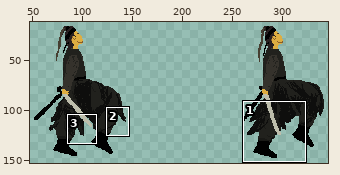
Two states of a sprite sheet, jet/salto.png. The picture above shows the old version from afar; the outline marks the close-up.
Close-up. Earlier state:
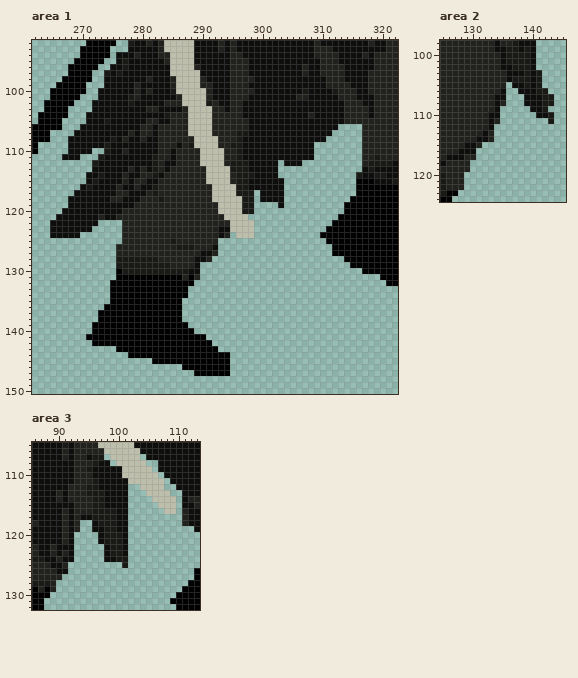
The file is 400x200 pixels. Colours within 5 levels of each other are drawn and written as one. Shown: area 1: x 262..322, y 92..150; area 2: x 125..145, y 98..124; area 3: x 86..113, y 105..132. The wide view leaves out empty margins. The commit also changed other parts of the picture, which this record leaves out.
New version:
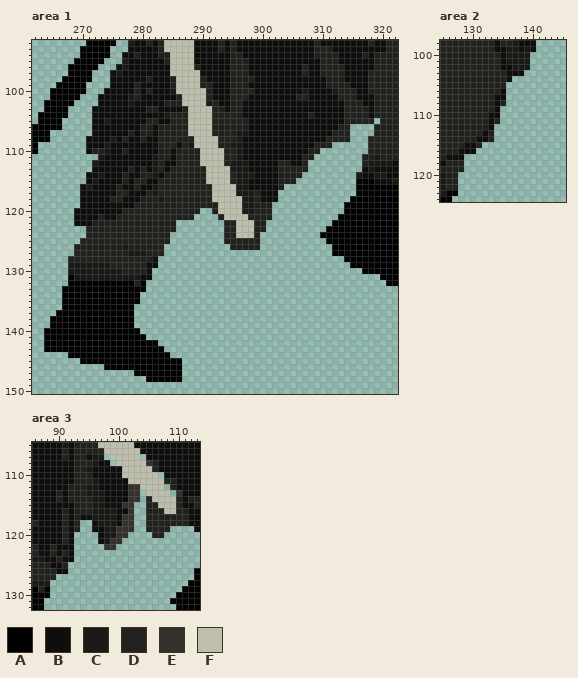
Palette (. is transparent): A #010101  B #0e0e0d  C #191916  D #21211d  E #35322c  F #bebeac
Diff:
Changed rows in their new state; - is an unchanged pixel.
Area 1:
first column x 264:
 94 ------------.-------------------------------------------
 95 ------------.-------------------------------------------
 96 -----------.--------------------------------------------
 97 ----------.---------------------------------------------
 98 ----------.---------------------------------------------
 99 ----------.---------------------------------------------
100 ---------.----------------------------------------------
102 --------.-----------------------------------------------
104 -------.------------------------------------------------
105 -------.-----------------------------------------------.
106 ------..-----------------------------------------DD--..-
107 -----...----------------------------------------DDD--..-
108 ----...----------------------------------------DDDD--.--
109 ----...--------------------------------------DDD-----.--
110 ----...-DD----------------------------------DD-------.--
111 ---...-------------------------------------DD-----------
112 ---------------------------------------DD--D------------
113 ---------------------------------------DDDDD------------
114 ---------------------------------------DDDD-------------
115 ---------------------------------------DDD--------------
116 ---------------------------------------D----------------
117 -----.-----------------------------D---.----------------
118 ----..-----------------------------D---.----------------
119 ----..-----------------------------DDD-.----------------
120 ---..---------------------..-------DDD------------------
121 --...--------------------....-----DDDD------------------
122 -....---DDDDD---------........-D---DD-------------------
123 -......DDDDDD---------........DD---DD-------------------
124 -.....-DDDDDD--------.........-D---D--------------------
125 ------DDDDDDD--------........-DDDDDD--------------------
126 -----DDDDDDD-C------.........--DDDDD--------------------
127 -----DDDDDDD--CCC---.........---------------------------
128 ----DDDDDDDDDDDDDDB.........----------------------------
129 ----CCCCCCCDDDDDDBB.......------------------------------
130 ----CCCCCCCCCDDDDB........------------------------------
131 ----ACCCCCCCCCCCBB........------------------------------
132 ----AAAAAAA----D-........-------------------------------
133 ---AAAAAAAA------.......--------------------------------
134 ---AAAAAAAA-----........--------------------------------
135 ---AAAAAAAA-----.......---------------------------------
136 ---AAAAAAA-----........---------------------------------
137 --AAAAAAA------........---------------------------------
138 -AAAAAAAA------........---------------------------------
139 -AAAAAAA-------.........--------------------------------
140 AAAAAAAA--------.........-------------------------------
141 AAAAAAA----------..........-----------------------------
142 AAAAAAAA-----------.........----------------------------
143 AAAAAAAAAAAA--------.........---------------------------
144 ----AAAAAAAAAA-------..........-------------------------
145 ------AAAAAAAAAAAA-----........-------------------------
146 ----------AAAAAAAAAAAAA........-------------------------
147 ---------------AAAAAAAA--......-------------------------
148 -----------------AAAAAA---------------------------------
Area 2:
first column x 137:
100 ---.---
101 ---.---
102 ---.---
103 --...--
104 .....--
105 .....--
106 -.....-
107 --.....
108 --.....
109 ---...-
110 ----...
111 ------.
first column x 128:
117 -..
118 -.-
119 -.-
120 .--
121 .--
122 .--
Area 3:
first column x 89:
108 ----------------ED----
109 -----------------D----
111 -------------------DD-
112 -------------EE-----D-
113 -------------EE------E
114 -------------EE-D----D
115 ------------EE--DD---D
116 -------------E--DDD--D
117 ------------EE--DDDDDD
118 ------------EE--DDDDDD
119 -----------EEE--DDDD--
120 -----------EE----DD---
121 ----------EE.---------
122 ---------EE..---------
123 ---------....---------
124 ---------....---------
125 ------------.---------
127 -.--------------------
128 .---------------------
129 .---------------------
Boxes around the changes in both close-ups, in picture pixels (x1, y1, x2, y2):
changed: (44, 52, 380, 382)
erased: (512, 52, 554, 124)
erased: (458, 154, 476, 190)
changed: (104, 460, 182, 568)
erased: (50, 574, 62, 592)
